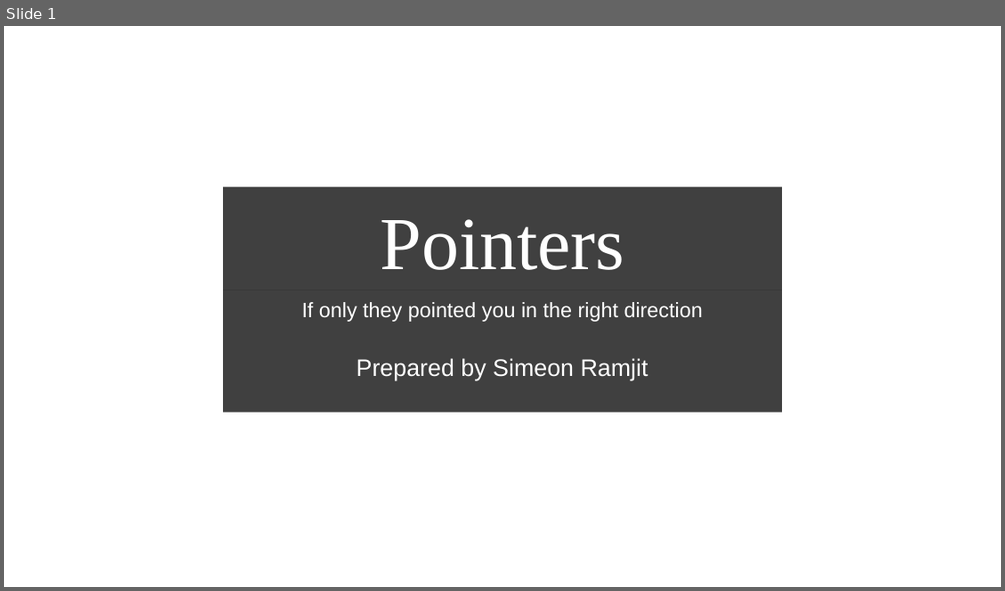
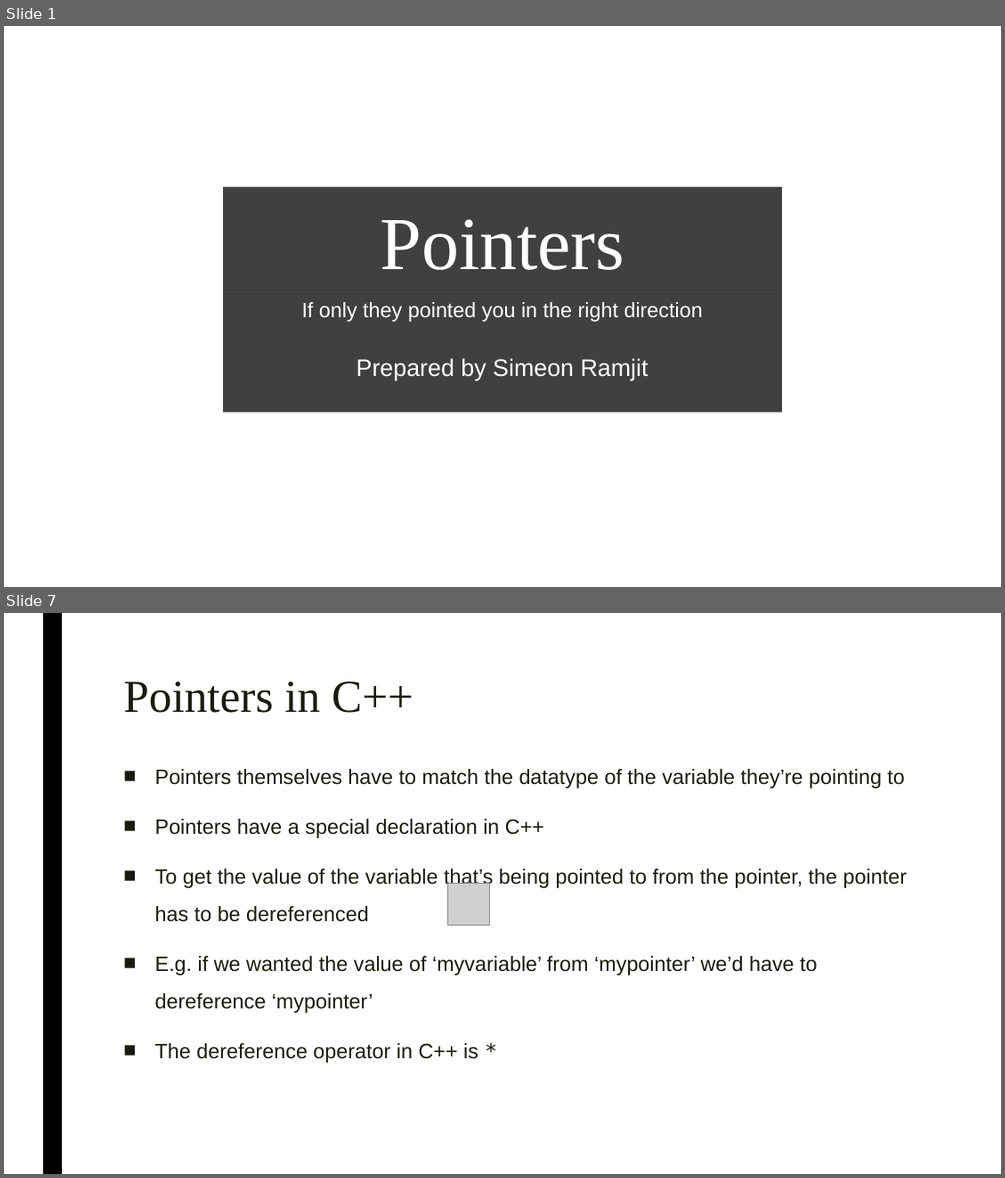
Before and after one commit to simeon9696/programmingworkshop, a slide deck: 10.) Pointers/Pointers.pptx. Shown one above the other, each under a label of ours: slide 1 before the commit, slides 1 and 7 after it; the slides between them are not shown. The pictures are 1005x591 and 1005x1178 pixels, drawn with LibreOffice and Linux fonts; fonts in the diff are those of the drawing; grey boxes stand for pictures; background and template pictures are left out. Boxes give left, top, right and bottom in pixels: in the first picture for what was removed or moved away, otherwise in the second. Text is boxed around its words. In the diff, an @@ line names an element or a change of style, - is before the commit and + after.

Commit message:
added introduction to computers and pointers

```diff
--- a/10.) Pointers/Pointers.pptx
+++ b/10.) Pointers/Pointers.pptx
@@ slide 7 added at <box>4,613,1001,1174</box>, background #FFFFFF @@
@@ rectangle added at <box>43,613,62,1174</box>, fill #000000 @@
@@ title added at <box>123,682,413,713</box>, 44 pt, text #191B0E @@
+Pointers in C++
@@ text added at <box>155,769,906,1062</box>, 20 pt, text #191B0E @@
+■ Pointers themselves have to match the datatype of the variable they’re pointing to
+■ Pointers have a special declaration in C++
+■ To get the value of the variable that’s being pointed to from the pointer, the pointer has to be dereferenced
+■ E.g. if we wanted the value of ‘myvariable’ from ‘mypointer’ we’d have to dereference ‘mypointer’
+■ The dereference operator in C++ is *
@@ picture added at <box>447,883,489,925</box> @@
```
Also in this commit, not shown: 10 other slides added, 1 slide removed, 3 other files.
